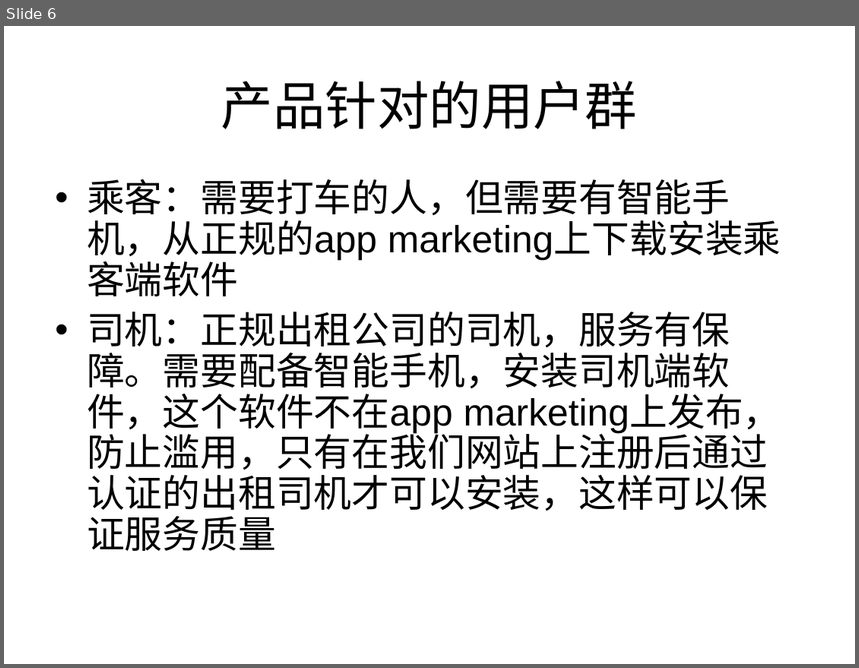
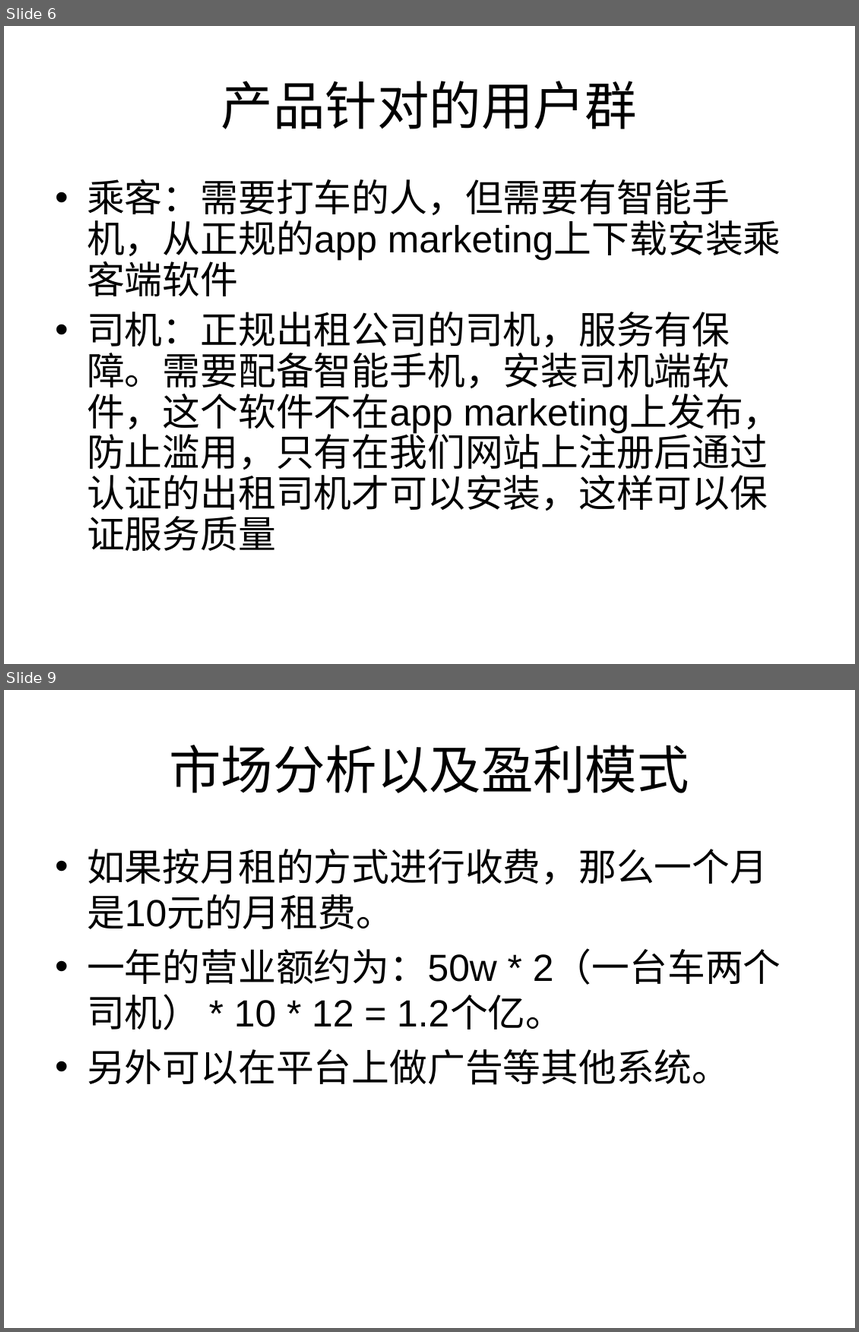
Before and after one commit to uwitec/icallcenter, a slide deck: callcenter/doc/商业计划书.ppt. Shown one above the other, each under a label of ours: slide 6 before the commit, slides 6 and 9 after it; the slides between them are not shown. The pictures are 859x668 and 859x1332 pixels, drawn with LibreOffice and Linux fonts; fonts in the diff are those of the drawing. Boxes give left, top, right and bottom in pixels: in the first picture for what was removed or moved away, otherwise in the second. Text is boxed around its words. In the diff, an @@ line names an element or a change of style, - is before the commit and + after.

```diff
--- a/callcenter/doc/商业计划书.ppt
+++ b/callcenter/doc/商业计划书.ppt
@@ slide 9 added at box(4, 690, 855, 1328), background #FFFFFF @@
@@ title added at box(169, 745, 689, 793), 44 pt, text #000000 @@
+市场分析以及盈利模式
@@ text added at box(87, 849, 781, 1085), 32 pt, text #000000 @@
+• 如果按月租的方式进行收费，那么一个月是10元的月租费。
+• 一年的营业额约为：50w * 2（一台车两个司机） * 10 * 12 = 1.2个亿。
+• 另外可以在平台上做广告等其他系统。
```
Also in this commit, not shown: 2 slides changed, 5 other slides added.
